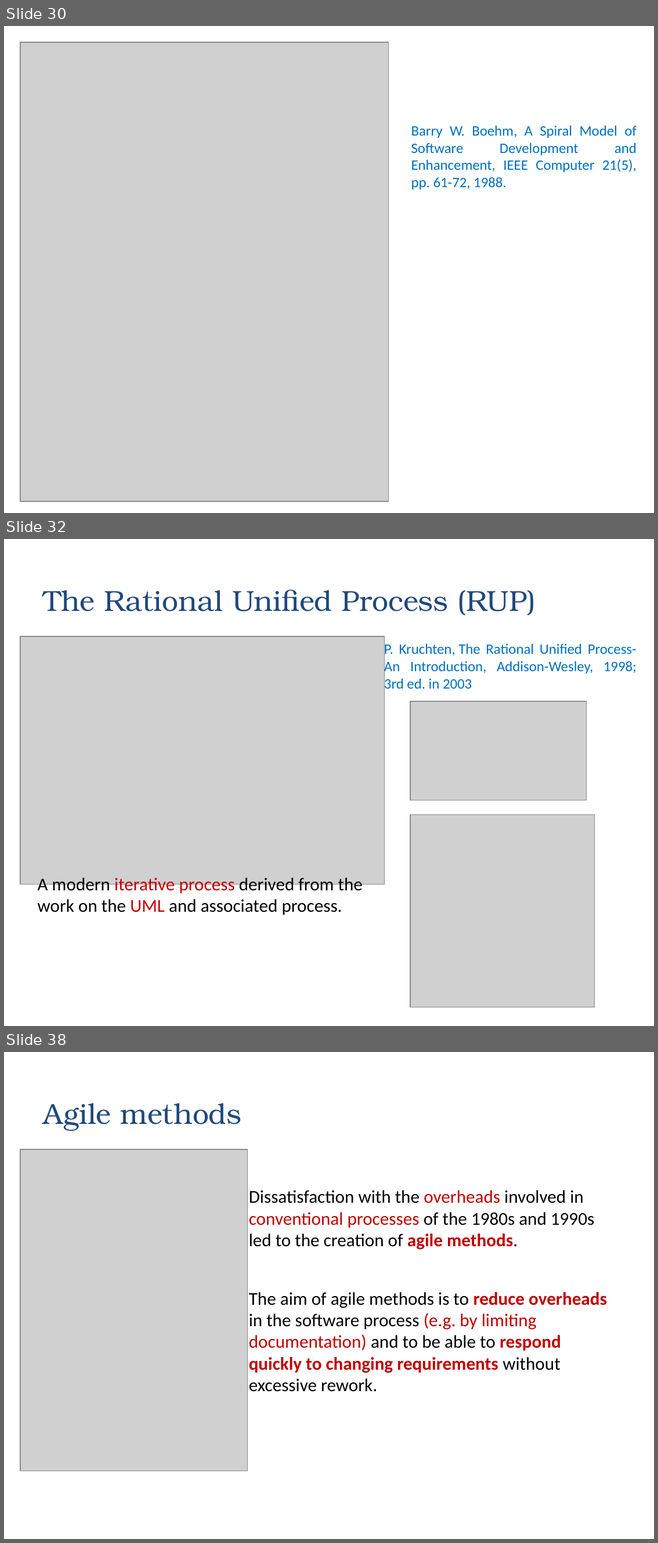
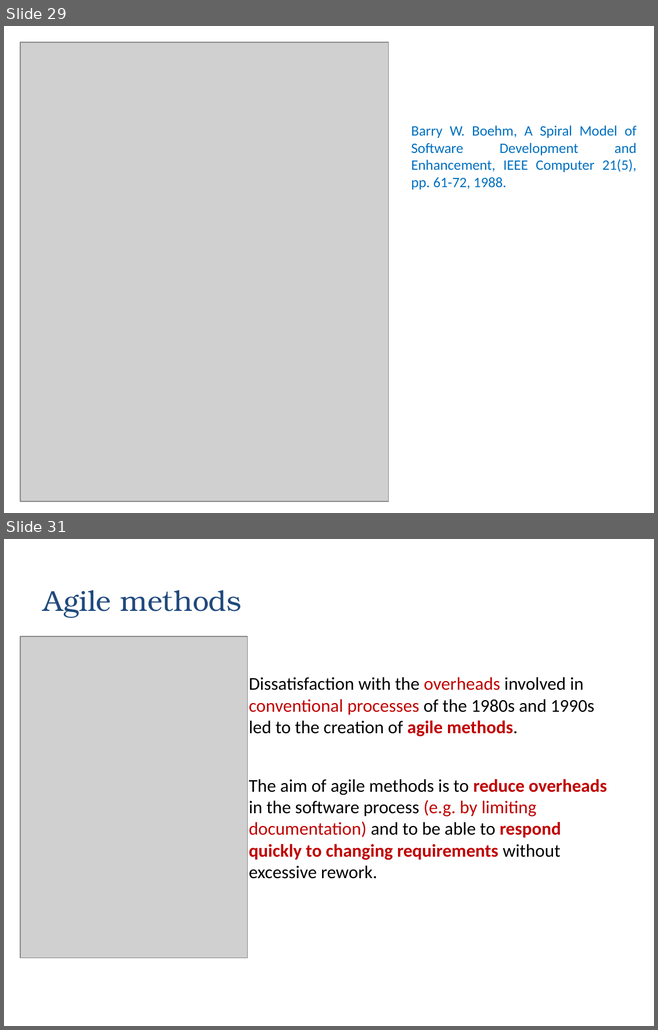
Before and after one commit to zarras/myy803-slides, a slide deck: 2-SoftEng-DevelopmentProcess.ppt. Shown one above the other, each under a label of ours: slides 30, 32 and 38 before the commit, slides 29 and 31 after it; the slides between them are not shown. The pictures are 658x1543 and 658x1030 pixels, drawn with LibreOffice and Linux fonts; fonts in the diff are those of the drawing; grey boxes stand for pictures. Boxes give left, top, right and bottom in pixels: in the first picture for what was removed or moved away, otherwise in the second. Text is boxed around its words. In the diff, an @@ line names an element or a change of style, - is before the commit and + after.

Commit message:
Slides on software development process revised, removed RUP

```diff
--- a/2-SoftEng-DevelopmentProcess.ppt
+++ b/2-SoftEng-DevelopmentProcess.ppt
@@ slide 32 removed at [4, 539, 654, 1026], background #FFFFFF @@
@@ title removed at [43, 589, 536, 616] @@
-The Rational Unified Process (RUP)
@@ picture removed at [20, 636, 384, 885] @@
@@ text removed at [384, 642, 636, 692] @@
-P. Kruchten, The Rational Unified Process-An Introduction, Addison-Wesley, 1998; 3rd ed. in 2003
@@ picture removed at [410, 701, 586, 801] @@
@@ picture removed at [410, 815, 594, 1008] @@
@@ text removed at [38, 878, 362, 915] @@
-A modern iterative process derived from the work on the UML and associated process.
@@ rectangle removed at [69, 966, 134, 983] @@
@@ what was slide 30 is now slide 29 @@
@@ what was slide 38 is now slide 31 @@
```
Also in this commit, not shown: 6 slides changed, 1 slide added, 7 other slides removed, 3 other files.
